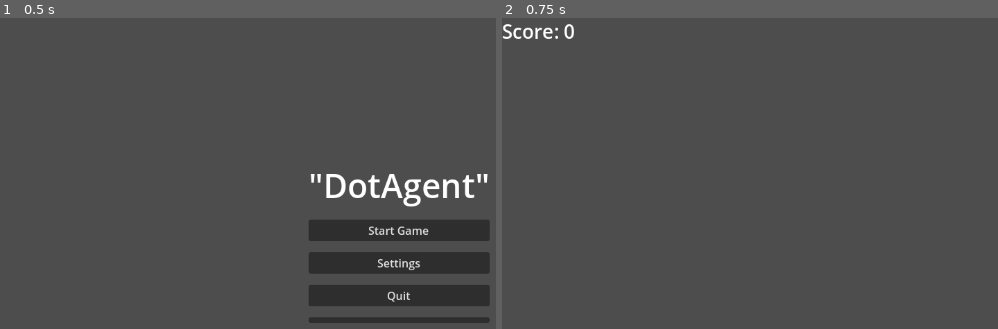
Above: before the commit, frames 1-2 (left to right).
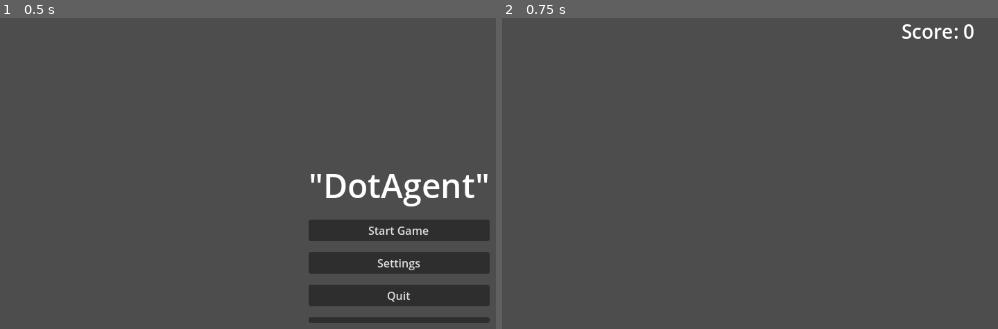
Above: after the commit, the same moments.

Repository: ailiAlone/DotAgent
Game: Godot game, scene res://main_menu.tscn
The game is run twice, just before and just after one commit, with the same random seed, the same clock (stepped at 60 frames per second) and the same inputs.
Inputs:
- Up to frame 1 (0.5 s): no input
- Up to frame 2 (0.75 s): click "Start Game" at 0.5 s

Frame 1 is identical in both runs. In frame 2, 0.6% of the frame differs, in the area x 0-96%, y 1-7%.

Commit message:
snapshot before modularization: all tool enhancements, safety fixes, prompt updates

Diff:
--- /dev/null
+++ b/dotagent_test.tscn
@@ -0,0 +1,22 @@
+[gd_scene format=3 uid="uid://cb3wscddbybkk"]
+
+[node name="dotagent_test" type="Control"]
+layout_mode = 3
+anchors_preset = 0
+script = "\"res://dotagent_test.gd\""
+
+[node name="TitleLabel" type="Label" parent="."]
+unique_name_in_owner = true
+layout_mode = 0
+theme_override_font_sizes/font_size = 32
+text = "\"DotAgent 测试场景 🎉\""
+horizontal_alignment = 1
+
+[node name="ActionButton" type="Button" parent="."]
+unique_name_in_owner = true
+layout_mode = 0
+text = "✨ 点击测试 ✨"
+
+[node name="Container" type="VBoxContainer" parent="."]
+unique_name_in_owner = true
+layout_mode = 0
--- a/game.tscn
+++ b/game.tscn
@@ -2,7 +2,7 @@
 
 [node name="Game" type="Control"]
 layout_mode = 3
-anchors_preset = 15
+anchor_left = 0.5
 anchor_right = 1.0
 anchor_bottom = 1.0
 grow_horizontal = 2
--- a/project.godot
+++ b/project.godot
@@ -12,6 +12,7 @@
 
 config/name="DotAgent"
 config/description="\"DotAgent — Godot Editor AI Assistant with tool-calling capabilities\""
+config/version="\"1.0.0-test\""
 run/main_scene="res://main_menu.tscn"
 config/features=PackedStringArray("4.5", "Forward Plus")
 config/icon="res://icon.svg"
--- /dev/null
+++ b/test_reparent.tscn
@@ -0,0 +1,13 @@
+[gd_scene format=3 uid="uid://b7y2hbdp4xo57"]
+
+[node name="test_reparent" type="Control"]
+layout_mode = 3
+anchors_preset = 0
+
+[node name="ChildA" type="Button" parent="."]
+layout_mode = 0
+
+[node name="ChildB" type="Button" parent="ChildA"]
+layout_mode = 0
+offset_right = 8.0
+offset_bottom = 8.0
Not shown, changed: addons/dotagent/controller/dock_controller.gd
Not shown, changed: addons/dotagent/core/backup_manager.gd
Not shown, added: addons/dotagent/core/editor_log_buffer.gd
Not shown, added: addons/dotagent/core/editor_log_buffer.gd.uid
Not shown, changed: addons/dotagent/core/logger.gd
Not shown, changed: addons/dotagent/core/tool_base.gd
Not shown, changed: addons/dotagent/plugin.gd
Not shown, changed: addons/dotagent/tools/exec_tools.gd
Not shown, changed: addons/dotagent/tools/project_tools.gd
Not shown, changed: addons/dotagent/tools/scene_tools.gd
Not shown, changed: addons/dotagent/tools/script_tools.gd
Not shown, changed: addons/dotagent/ui/dock.gd
(and 4 more such lines)
